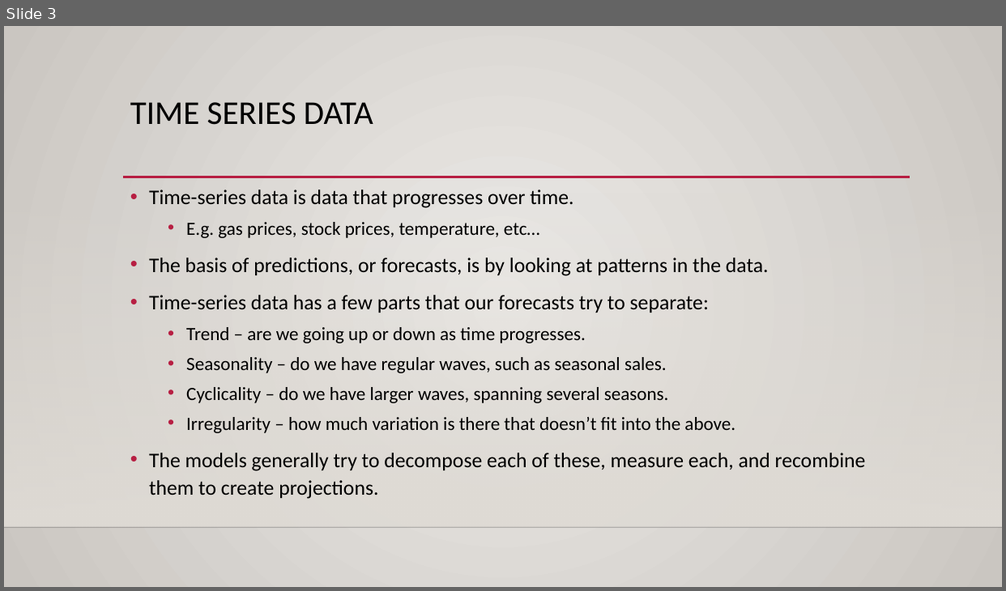
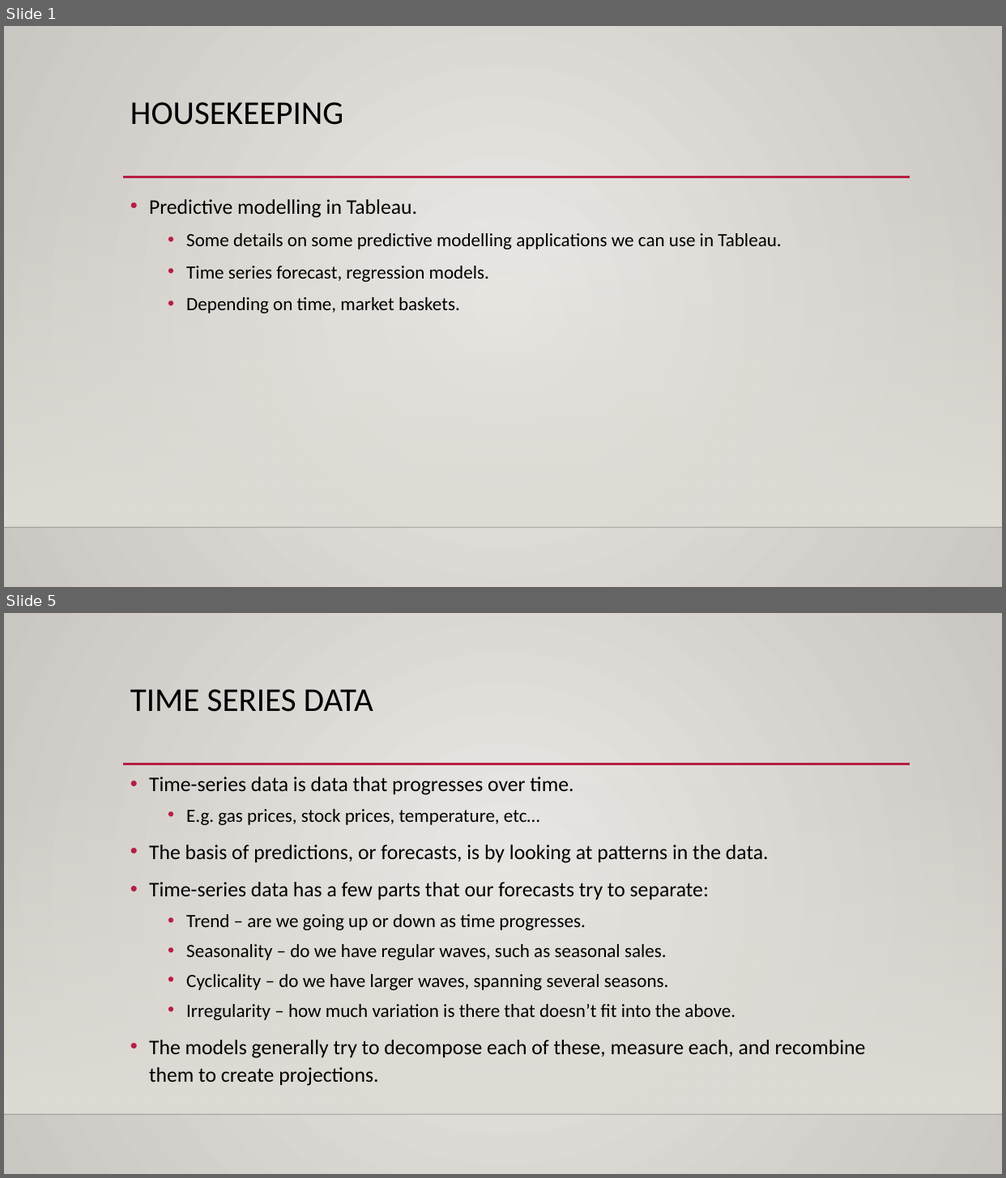
Before and after one commit to AkeemSemper/ml_datasets, a slide deck: slides/TimeSeries.pptx. Shown one above the other, each under a label of ours: slide 3 before the commit, slides 1 and 5 after it; the slides between them are not shown. The pictures are 1006x591 and 1006x1178 pixels, drawn with LibreOffice and Linux fonts; fonts in the diff are those of the drawing; background and template pictures are left out. Boxes give left, top, right and bottom in pixels: in the first picture for what was removed or moved away, otherwise in the second. Text is boxed around its words. In the diff, an @@ line names an element or a change of style, - is before the commit and + after.

```diff
--- a/slides/TimeSeries.pptx
+++ b/slides/TimeSeries.pptx
@@ slide 1 added at bbox=[4, 26, 1002, 587], background gradient #ECEAE7 to #CAC7C1; not listed: 3 template elements that a slide beside it also shows @@
@@ title added at bbox=[130, 102, 343, 125], 32 pt, text #000000 @@
+HOUSEKEEPING
@@ text added at bbox=[149, 199, 781, 314], 18 pt, text #000000 @@
+• Predictive modelling in Tableau.
+  • Some details on some predictive modelling applications we can use in Tableau.
+  • Time series forecast, regression models.
+  • Depending on time, market baskets.
@@ what was slide 3 is now slide 5 @@
```
Also in this commit, not shown: 1 slide changed, 15 other slides added, 1 slide removed, 1 other file.
